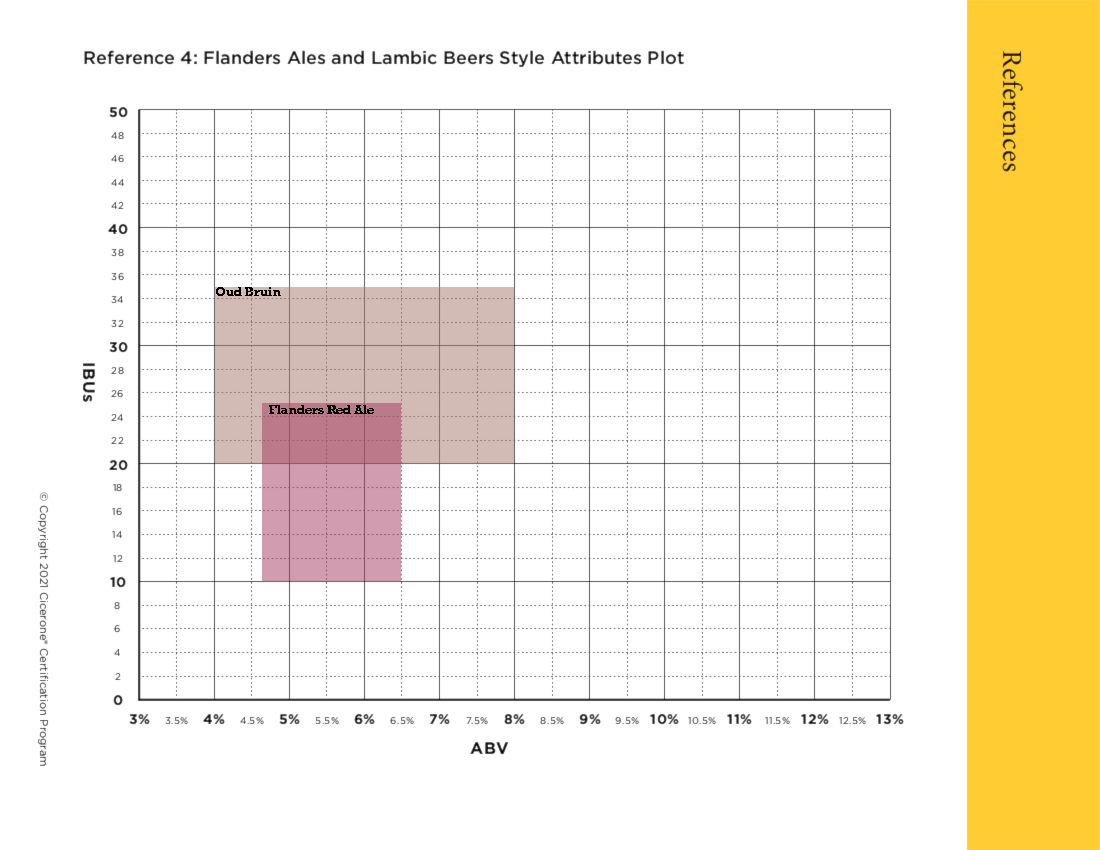
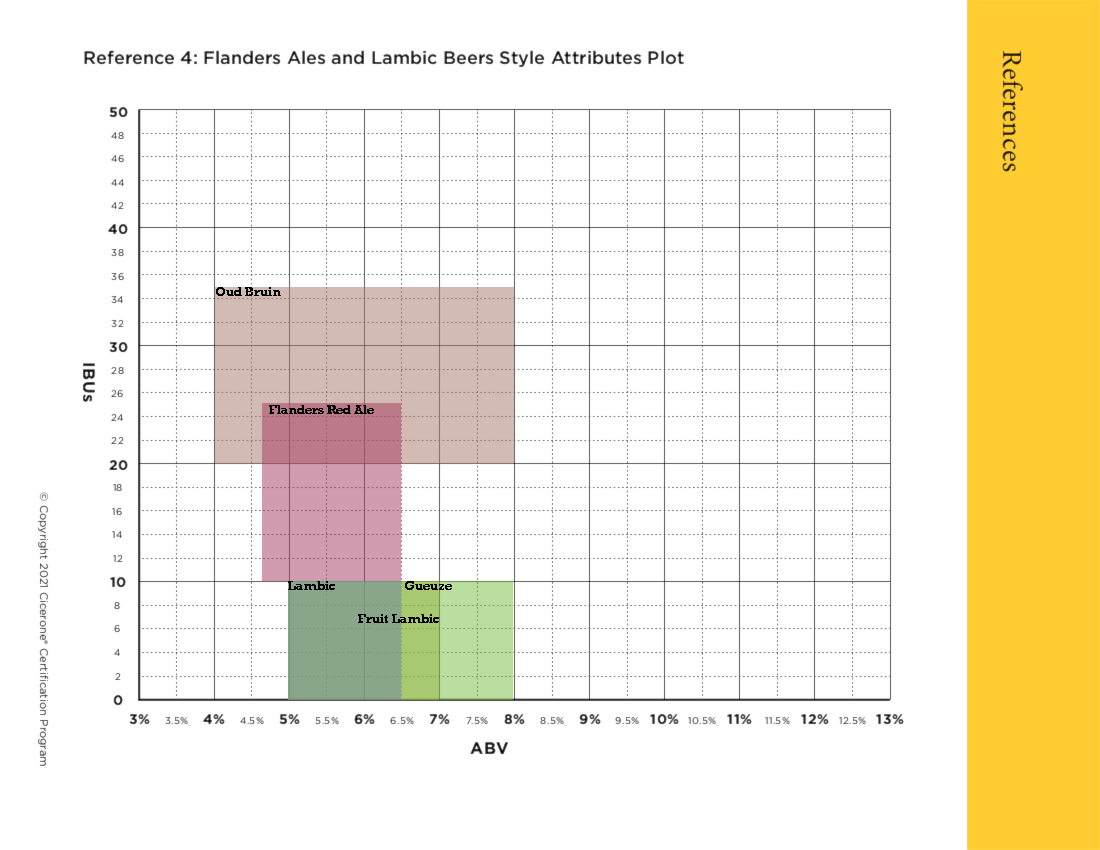
Before/after of a 1100×850 layered artwork. What changed in the layer stack:
added layer "Lambic" above "Fruit Lambic" over 288, 581, 335, 590
added layer "Fruit Lambic" above "Gueuze" over 358, 614, 439, 623
added layer "Gueuze" above "lambic" over 405, 581, 452, 590
added layer "lambic" above "gueuze" over 288, 581, 401, 700
added layer "gueuze" above "fruit lambic" over 288, 581, 513, 700
added layer "fruit lambic" above "Flanders Red Ale" over 288, 581, 439, 700
